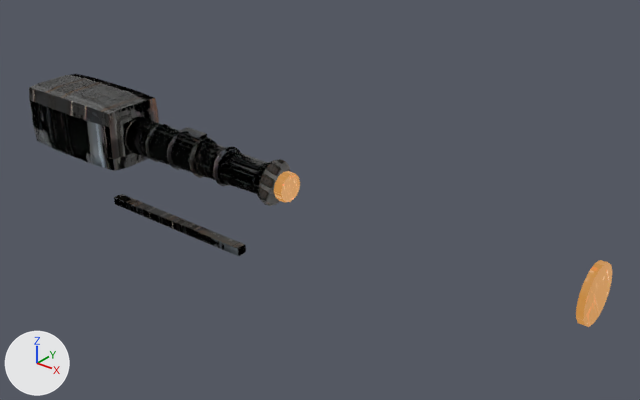
An edit to the glTF model assets/ships/parts/weapons/weapon_gatling.glb, drawn before and after from the same camera.
Both versions are drawn from a 50 mm camera at (11.53, -7.86, 4.85) aimed at (4.87, 0.46, -0.31). The axes (+X, +Y, +Z) are drawn at lower left. The lights are the same throughout. The picture after the commit comes second. Where no turn or scale is listed for an object, it has been applied to the vertices.

Names of what the first picture shows: 'DET_heat_disc', 'DET_mount_rail', 'DET_scuff_plate', 'Gatling_Barrel_Cluster', 'Gatling_Coils_Merged', 'Gatling_Housing', 'Gatling_Muzzle'.
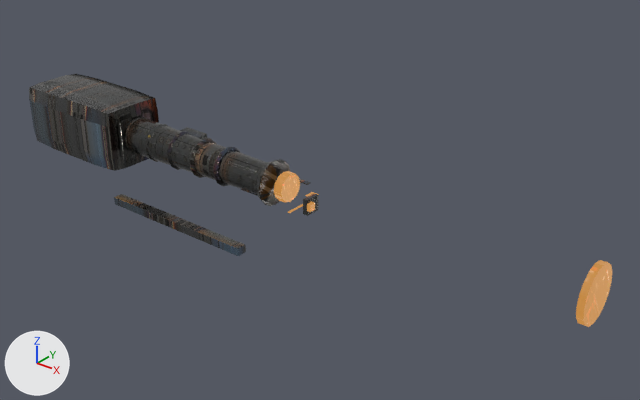
Location of each change, (x1, y1, x2, y2) in pixels of the pictures (640 x 400 px):
'Gatling_Housing', surface changed
    both: (29, 74, 159, 171)
'Gatling_Barrel_Cluster', surface changed (lighter)
    both: (123, 117, 289, 206)
'DET_mount_rail', surface changed (lighter)
    both: (114, 194, 246, 256)
'Gatling_Coils_Merged', surface changed
    both: (125, 117, 241, 186)
'DET_barrel_wear_band', added
    after: (303, 193, 318, 216)
'DET_heat_scoring', added
    after: (307, 202, 315, 212)
'DET_micro_scratch_plate', now drawn
    after: (300, 179, 311, 185)
'DET_panel_line_emphasis', now drawn
    after: (241, 189, 257, 195)

Patch to the scene script:
```diff
--- a/assets/ships/parts/weapons/weapon_gatling.glb.py
+++ b/assets/ships/parts/weapons/weapon_gatling.glb.py
@@ img_weapon_gatling_trim_sheet_1k @@
-img_weapon_gatling_trim_sheet_1k = load_image('weapon_gatling_trim_sheet_1k', '_unpacked/weapon_gatling_trim_sheet_1k', 1024, 1024, 'Non-Color')
+img_weapon_gatling_trim_sheet_1k = load_image('weapon_gatling_trim_sheet_1k', '_unpacked/weapon_gatling_trim_sheet_1k', 1024, 1024, 'sRGB')
@@ mat_material_mechanical @@
 n5.image = img_weapon_gatling_wear_mask_1k
-n6 = _N.new('ShaderNodeNormalMap'); n6.name = 'Normal Map'
-n6.uv_map = 'UVMap'
-n7 = _N.new('ShaderNodeTexImage'); n7.name = 'Image Texture.002'
-n7.image = img_weapon_gatling_trim_sheet_1k
 _L.new(n0.outputs[0], n1.inputs[0])  # 'BSDF' to 'Surface'
@@ mat_material_mechanical @@
 n0 = _N.new('ShaderNodeBsdfPrincipled'); n0.name = 'Principled BSDF'
 _L.new(n5.outputs[0], n4.inputs[0])  # 'Color' to 'Color'
-_L.new(n6.outputs[0], n0.inputs[5])  # 'Normal' to 'Normal'
-_L.new(n7.outputs[0], n6.inputs[1])  # 'Color' to 'Color'
@@ mat_material_mechanical_001 @@
 n5.image = img_weapon_gatling_wear_mask_1k
-n6 = _N.new('ShaderNodeNormalMap'); n6.name = 'Normal Map'
-n6.uv_map = 'UVMap'
-n7 = _N.new('ShaderNodeTexImage'); n7.name = 'Image Texture.002'
-n7.image = img_weapon_gatling_trim_sheet_1k
 _L.new(n0.outputs[0], n1.inputs[0])  # 'BSDF' to 'Surface'
@@ mat_material_mechanical_001 @@
 n0 = _N.new('ShaderNodeBsdfPrincipled'); n0.name = 'Principled BSDF'
 _L.new(n5.outputs[0], n4.inputs[0])  # 'Color' to 'Color'
-_L.new(n6.outputs[0], n0.inputs[5])  # 'Normal' to 'Normal'
-_L.new(n7.outputs[0], n6.inputs[1])  # 'Color' to 'Color'
@@ me_cube_009 @@
+me_cube_009.from_pydata(...)  # 56 vertices, 108 faces; spans x -0.03..0.03, y -0.05..0.05, z -0.05..0.05
+me_cube_009.materials.append(mat_material_accent)  # picture img_weapon_gatling_wear_mask_1k_001, glowing orange #c48842
@@ me_cube_008 @@
+me_cube_008.from_pydata(...)  # 56 vertices, 108 faces; spans x -0.04..0.04, y -0.11..0.11, z -0.11..0.11
+me_cube_008.materials.append(mat_material_mechanical)
@@ ob_det_heat_scoring @@
+ob_det_heat_scoring = bpy.data.objects.new('DET_heat_scoring', me_cube_009)
+ob_det_heat_scoring.location = (5.07, 0.03, -0.19)
@@ ob_det_barrel_wear_band @@
+ob_det_barrel_wear_band = bpy.data.objects.new('DET_barrel_wear_band', me_cube_008)
+ob_det_barrel_wear_band.location = (5.0, 0.11, -0.21)
```
